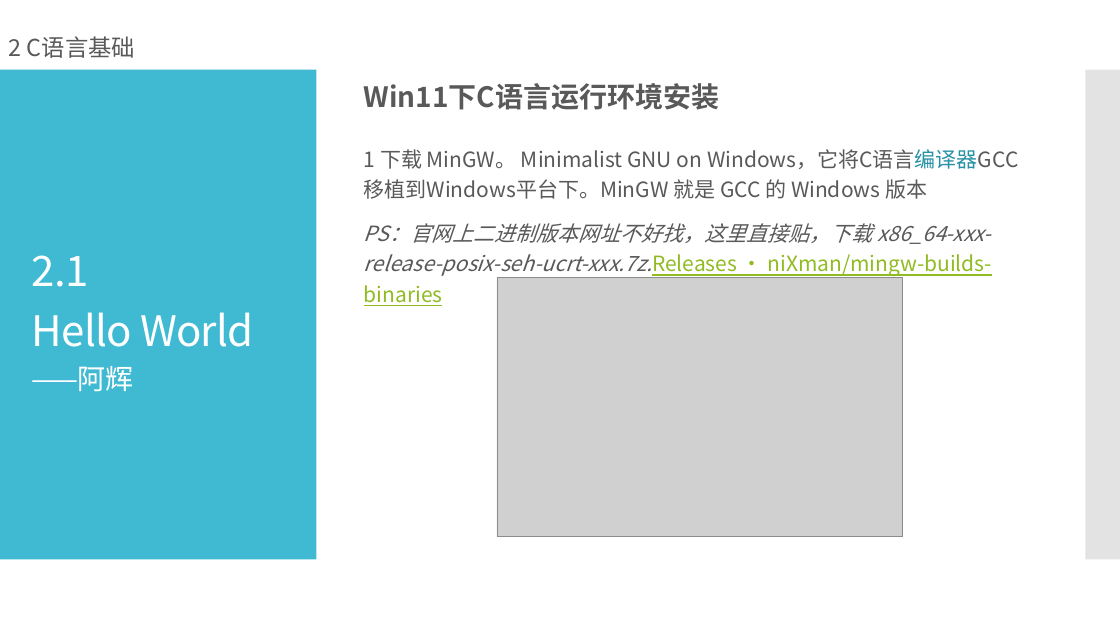
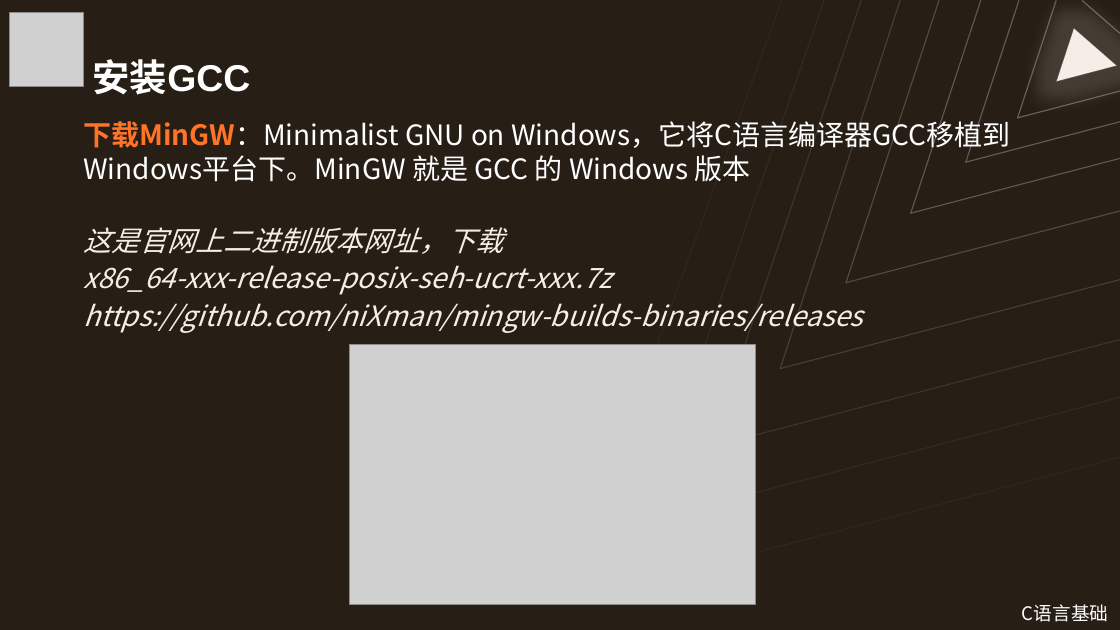
Before and after one commit to Wannerfi/CodingCourse, a slide deck: slide 9 of 2C语言基础.pptx (slide 7 before the commit). Drawn at 1120x630 pixels with LibreOffice and Linux fonts; fonts in the diff are those of the drawing; grey boxes stand for pictures. Boxes give left, top, right and bottom in pixels: in the first picture for what was removed or moved away, otherwise in the second. Text is boxed around its words. In the diff, an @@ line names an element or a change of style, - is before the commit and + after.

Commit message:
update

```diff
--- a/2C语言基础.pptx
+++ b/2C语言基础.pptx
@@ background #FFFFFF to #271E15 @@
@@ picture added at box(9, 13, 83, 87) @@
@@ freeform shape added at box(565, 0, 1120, 602), outline #FFFFFF 1 pt @@
@@ freeform shape added at box(644, 0, 1120, 522), outline #FFFFFF 1 pt @@
@@ freeform shape added at box(711, 0, 1120, 446), outline #FFFFFF 1 pt @@
@@ freeform shape added at box(781, 0, 1120, 368), outline #FFFFFF 1 pt @@
@@ freeform shape added at box(846, 0, 1120, 282), outline #FFFFFF 1 pt @@
@@ freeform shape added at box(911, 0, 1120, 213), outline #FFFFFF 1 pt @@
@@ freeform shape added at box(966, 0, 1120, 162), outline #FFFFFF 1 pt @@
@@ freeform shape added at box(1017, 0, 1120, 118), outline #FFFFFF 1 pt @@
@@ freeform shape added at box(1057, 29, 1117, 81), fill #F5EEE7, outline #FFFFFF 1 pt @@
@@ freeform shape added at box(1082, 0, 1120, 33), outline #FFFFFF 1 pt @@
@@ text removed at box(9, 36, 135, 58) @@
-2 C语言基础
@@ title added at box(93, 59, 251, 95), 32 pt, text #FFFFFF, bold @@
+安装GCC
@@ rectangle removed at box(0, 70, 317, 560) @@
@@ text removed at box(364, 83, 719, 110) @@
-Win11下C语言运行环境安装
@@ rectangle removed at box(1086, 70, 1120, 560) @@
@@ text added at box(83, 117, 1010, 182), 24 pt, text #FFFFFF @@
+下载MinGW：Minimalist GNU on Windows，它将C语言编译器GCC移植到Windows平台下。MinGW 就是 GCC 的 Windows 版本
@@ text at box(83, 227, 862, 333): text changed; size 18 to 24 pt; text colour #595959 to #F5EEE7; italic on @@
-1 下载 MinGW。 Minimalist GNU on Windows，它将C语言编译器GCC移植到Windows平台下。MinGW 就是 GCC 的 Windows 版本
-PS：官网上二进制版本网址不好找，这里直接贴，下载 x86_64-xxx-release-posix-seh-ucrt-xxx.7z.Releases · niXman/mingw-builds-binaries
+这是官网上二进制版本网址，下载
+x86_64-xxx-release-posix-seh-ucrt-xxx.7z
+https://github.com/niXman/mingw-builds-binaries/releases
@@ text "这是官网上二进制版本网址，下载" at box(83, 227, 862, 333): vertical alignment middle to bottom @@
@@ title removed at box(32, 255, 254, 392) @@
-2.1
-Hello World
-——阿辉
@@ picture: place and size @@
-picture at box(497, 277, 903, 537)
+picture at box(350, 344, 755, 604)
@@ text added at box(1022, 604, 1108, 622), 16 pt, text #FFFFFF @@
+C语言基础
```
Also in this commit, not shown: 13 other slides changed, 16 slides added, 16 slides removed.
